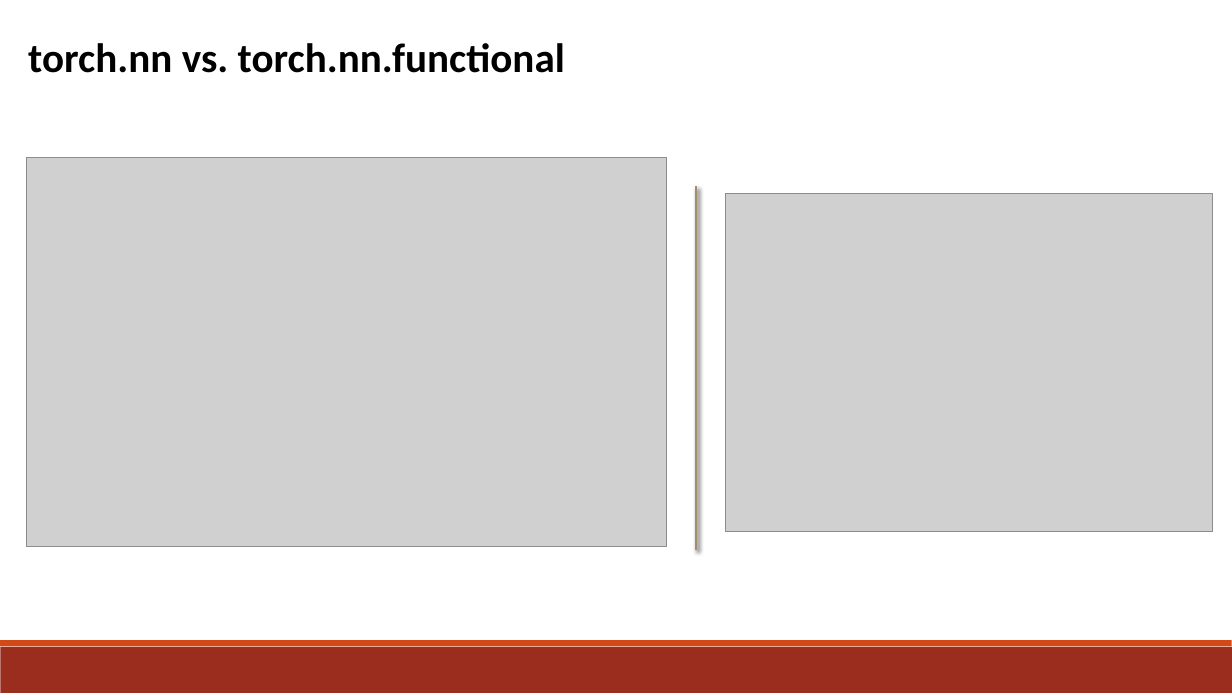
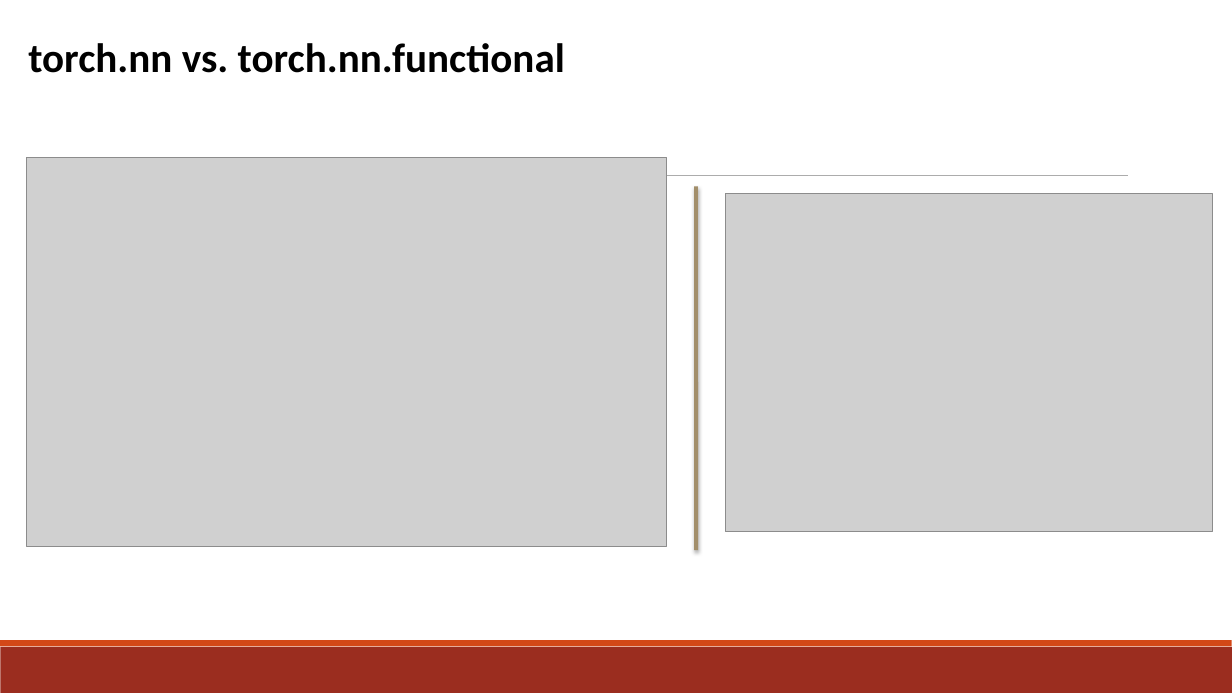
Before and after one commit to box1t/poor_monk, a slide deck: slide 15 of 7th_term/about_ai_course/ml/exam-frameworks/Лекция 13-pytorch.pptx (slide 22 before the commit). Drawn at 1232x693 pixels with LibreOffice and Linux fonts; fonts in the diff are those of the drawing; grey boxes stand for pictures. Boxes give left, top, right and bottom in pixels: in the first picture for what was removed or moved away, otherwise in the second. Text is boxed around its words. In the diff, an @@ line names an element or a change of style, - is before the commit and + after.

```diff
--- a/7th_term/about_ai_course/ml/exam-frameworks/Лекция 13-pytorch.pptx
+++ b/7th_term/about_ai_course/ml/exam-frameworks/Лекция 13-pytorch.pptx
@@ line added from (120, 176) to (1128, 176), #808080 0.5 pt @@
@@ line (696, 187) - (696, 550): stroke #A28E6A 2 pt to #A28E6A 3 pt @@
```
Also in this commit, not shown: 22 other slides changed, 7 slides removed, 40 other files.
